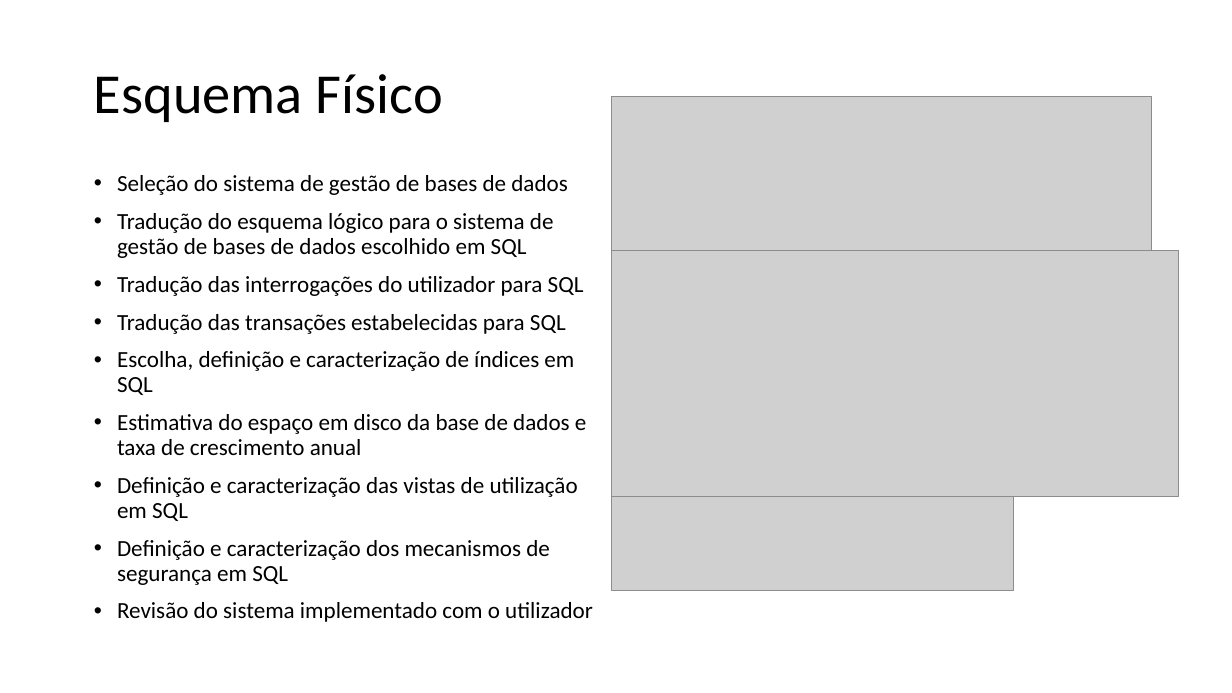
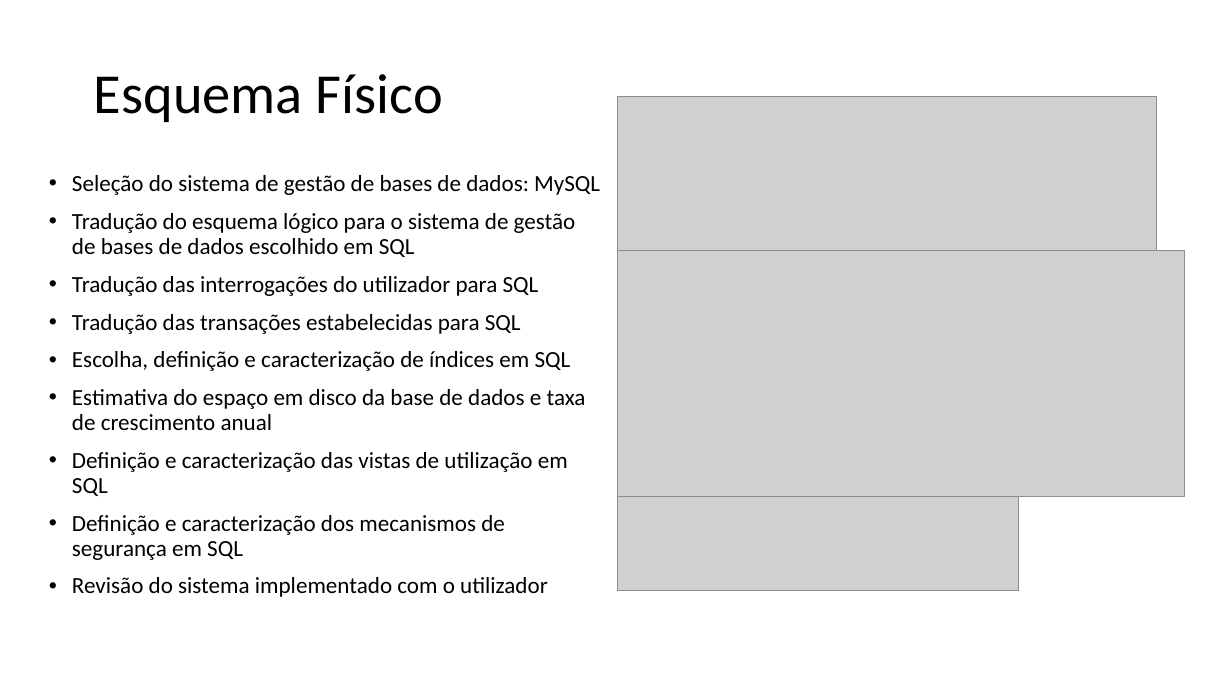
Before and after one commit to PedroCapa/BD, a slide deck: slide 6 of Apresentação BD.pptx. Drawn at 1232x693 pixels with LibreOffice and Linux fonts; fonts in the diff are those of the drawing; grey boxes stand for pictures. Boxes give left, top, right and bottom in pixels: in the first picture for what was removed or moved away, otherwise in the second. Text is boxed around its words. In the diff, an @@ line names an element or a change of style, - is before the commit and + after.

```diff
--- a/Apresentação BD.pptx
+++ b/Apresentação BD.pptx
@@ text "Seleção do sistema de gestão ...": place and size @@
-text "Seleção do sistema de gestão ..." at box(117, 175, 593, 622)
+text "Seleção do sistema de gestão ..." at box(72, 175, 600, 597)
@@ text at box(72, 175, 600, 195): text changed @@
-• Seleção do sistema de gestão de bases de dados
+• Seleção do sistema de gestão de bases de dados: MySQL
@@ 3 pictures: place and size @@
-3 pictures at box(612, 96, 1179, 591)
+3 pictures at box(617, 96, 1185, 591)
```
Also in this commit, not shown: 3 other slides changed.
